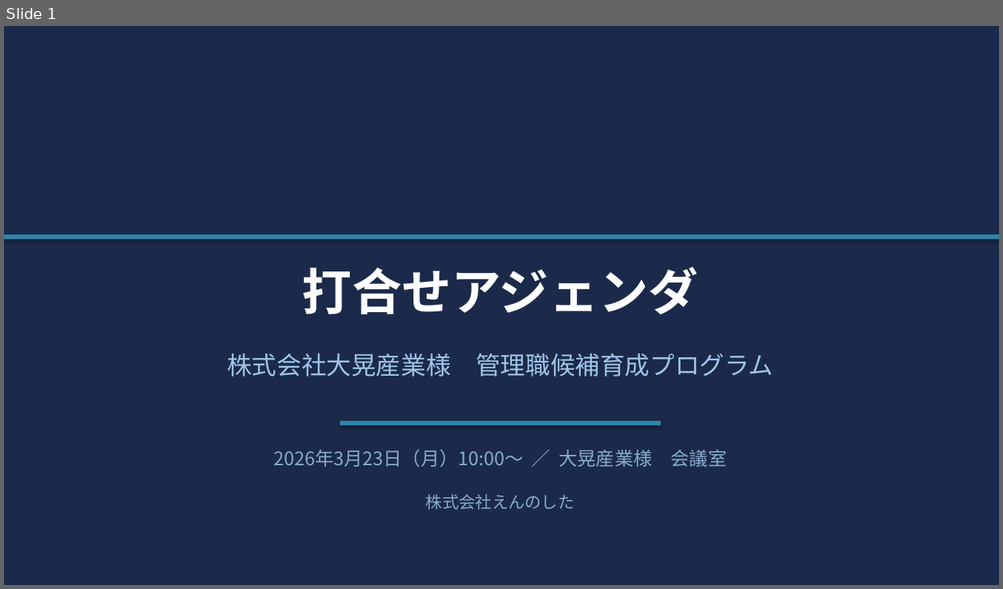
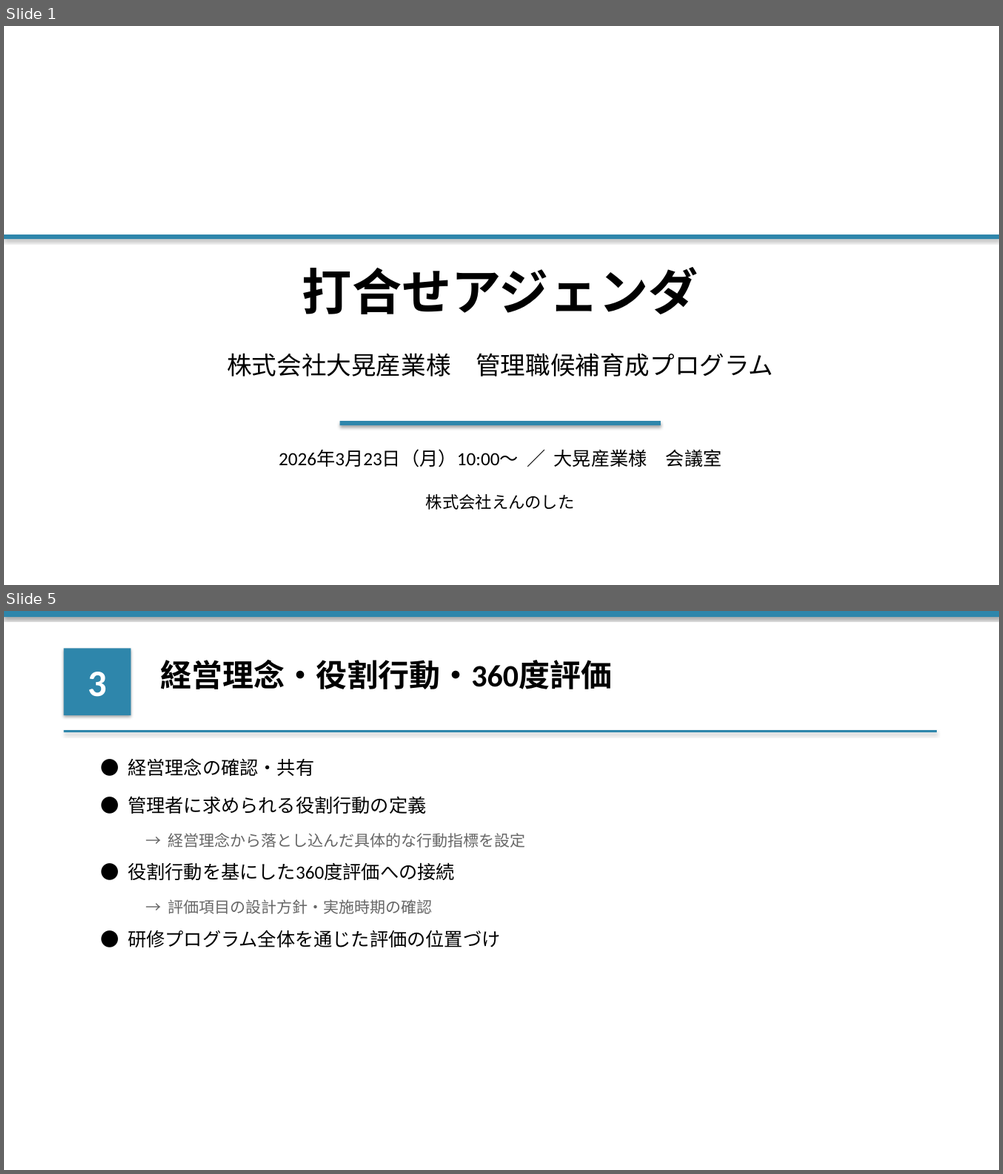
Before and after one commit to ennoshita-inc/training-taiko-kanri, a slide deck: clients/大晃産業/03_日程調整/【アジェンダ】20260323_打合せ.pptx. Shown one above the other, each under a label of ours: slide 1 before the commit, slides 1 and 5 after it; the slides between them are not shown. The pictures are 1003x589 and 1003x1174 pixels, drawn with LibreOffice and Linux fonts; fonts in the diff are those of the drawing. Boxes give left, top, right and bottom in pixels: in the first picture for what was removed or moved away, otherwise in the second. Text is boxed around its words. In the diff, an @@ line names an element or a change of style, - is before the commit and + after.

```diff
--- a/clients/大晃産業/03_日程調整/【アジェンダ】20260323_打合せ.pptx
+++ b/clients/大晃産業/03_日程調整/【アジェンダ】20260323_打合せ.pptx
@@ slide 5 added at [4, 611, 999, 1170], background #FFFFFF @@
@@ rectangle added at [4, 611, 999, 617], fill #2E86AB @@
@@ rectangle added at [64, 648, 131, 715], fill #2E86AB, 36 pt, text #FFFFFF, bold @@
+3
@@ text added at [160, 659, 612, 689], 30 pt, text #000000, bold @@
+経営理念・役割行動・360度評価
@@ rectangle added at [64, 730, 936, 732], fill #2E86AB @@
@@ text added at [128, 758, 314, 776], 18 pt, text #000000 @@
+● 経営理念の確認・共有
@@ text added at [128, 796, 426, 814], 18 pt, text #000000 @@
+● 管理者に求められる役割行動の定義
@@ text added at [168, 833, 526, 848], 15 pt, text #666666 @@
+→ 経営理念から落とし込んだ具体的な行動指標を設定
@@ text added at [128, 863, 455, 880], 18 pt, text #000000 @@
+● 役割行動を基にした360度評価への接続
@@ text added at [168, 900, 432, 914], 15 pt, text #666666 @@
+→ 評価項目の設計方針・実施時期の確認
@@ text added at [128, 930, 500, 948], 18 pt, text #000000 @@
+● 研修プログラム全体を通じた評価の位置づけ
@@ slide 1 changed as well @@
@@ background #1B2A4A to #FFFFFF @@
@@ text "打合せアジェンダ" at [302, 267, 698, 315]: font Noto Sans CJK JP to Calibri, text colour #FFFFFF to #000000 @@
@@ text "株式会社大晃産業様 管理職候補育成プログラム" at [227, 353, 773, 377]: font Noto Sans CJK JP to Calibri, text colour #A0C4E8 to #000000 @@
@@ text "2026年3月23日（月）10:00〜 ／ 大晃産業様 会議室" at [279, 449, 722, 468]: font Noto Sans CJK JP to Calibri, text colour #88AACC to #000000 @@
@@ text "株式会社えんのした" at [426, 494, 575, 510]: font Noto Sans CJK JP to Calibri, text colour #88AACC to #000000 @@
```
Also in this commit, not shown: 13 other slides changed, 2 other slides added, 1 slide removed, 2 other files.
